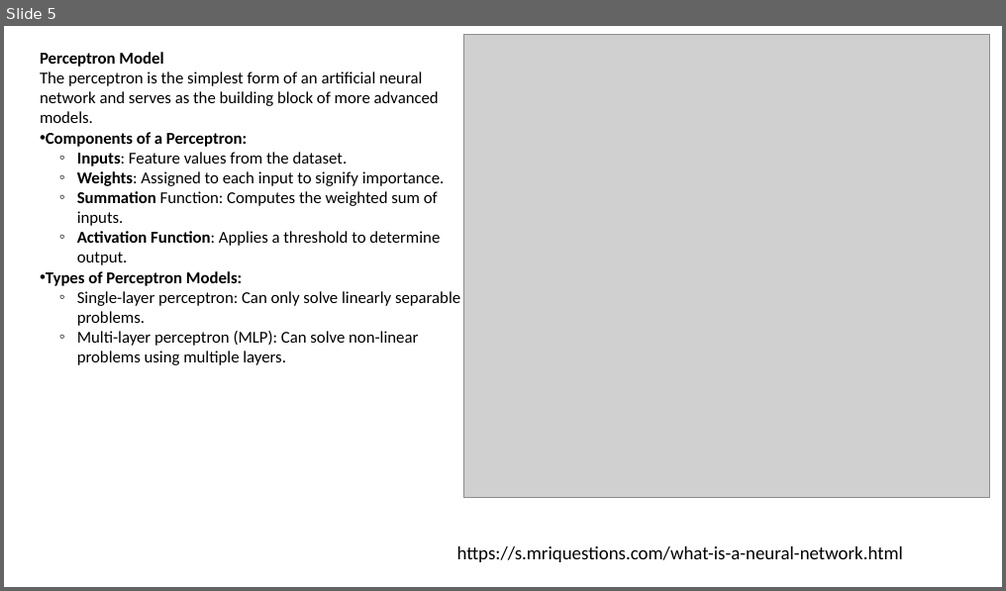
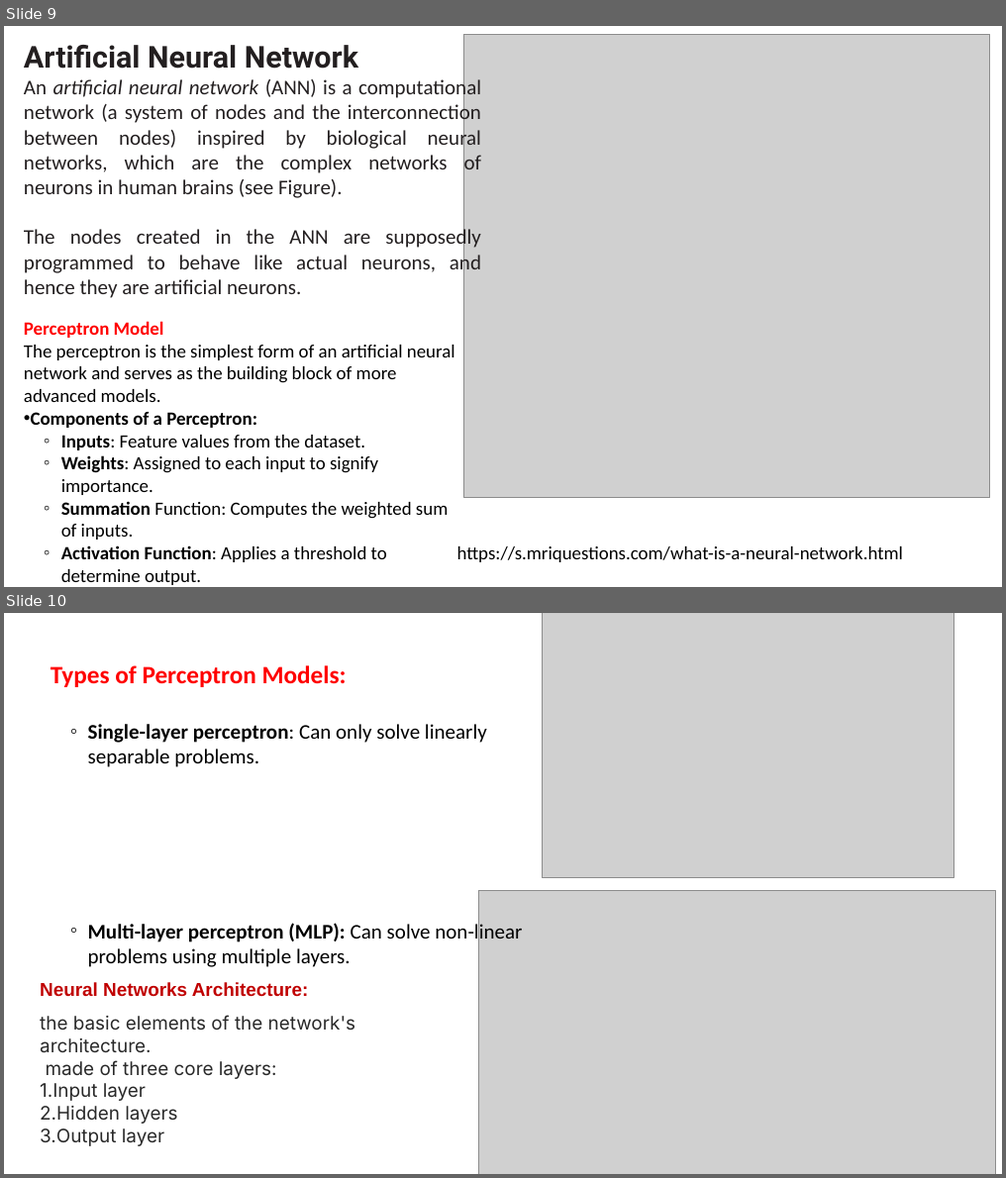
Before and after one commit to shahil04/ds_materials, a slide deck: Deep_learning/deep learning_itvedant.pptx. Shown one above the other, each under a label of ours: slide 5 before the commit, slides 9 and 10 after it. The pictures are 1006x591 and 1006x1178 pixels, drawn with LibreOffice and Linux fonts; fonts in the diff are those of the drawing; grey boxes stand for pictures. Boxes give left, top, right and bottom in pixels: in the first picture for what was removed or moved away, otherwise in the second. Text is boxed around its words. In the diff, an @@ line names an element or a change of style, - is before the commit and + after.

```diff
--- a/Deep_learning/deep learning_itvedant.pptx
+++ b/Deep_learning/deep learning_itvedant.pptx
@@ slide 10 added at bbox=[4, 613, 1002, 1174], background #FFFFFF @@
@@ picture added at bbox=[543, 613, 954, 877] @@
@@ text added at bbox=[51, 665, 522, 967], 20 pt, text #000000 @@
+Types of Perceptron Models:
+  ◦ Single-layer perceptron: Can only solve linearly separable problems.
+  ◦ Multi-layer perceptron (MLP): Can solve non-linear problems using multiple layers.
@@ picture added at bbox=[478, 891, 995, 1174] @@
@@ text added at bbox=[40, 982, 355, 1147], 18 pt, text #292929 @@
+Neural Networks Architecture:
+the basic elements of the network's architecture.
+made of three core layers:
+1. Input layer
+2. Hidden layers
+3. Output layer
@@ what was slide 5 is now slide 9 @@
@@ slide 9 changed as well @@
@@ text added at bbox=[24, 45, 481, 298], 20 pt, text #231F20 @@
+Artificial Neural Network
+An artificial neural network (ANN) is a computational network (a system of nodes and the interconnection between nodes) inspired by biological neural networks, which are the complex networks of neurons in human brains (see Figure).
+The nodes created in the ANN are supposedly programmed to behave like actual neurons, and hence they are artificial neurons.
@@ text at bbox=[46, 272, 460, 366]: paragraphs removed @@
-• Types of Perceptron Models:
-  ◦ Single-layer perceptron: Can only solve linearly separable problems.
-  ◦ Multi-layer perceptron (MLP): Can solve non-linear problems using multiple layers.
@@ text "Perceptron Model": place and size @@
-text "Perceptron Model" at bbox=[40, 52, 460, 366]
+text "Perceptron Model" at bbox=[24, 321, 455, 585]
@@ text "Perceptron Model" at bbox=[24, 321, 455, 585]: size 16 to 18 pt; text colour #000000 to #FF0000 in "Perceptron Model" @@
```
Also in this commit, not shown: 5 other slides changed, 18 other slides added, 31 other files.
